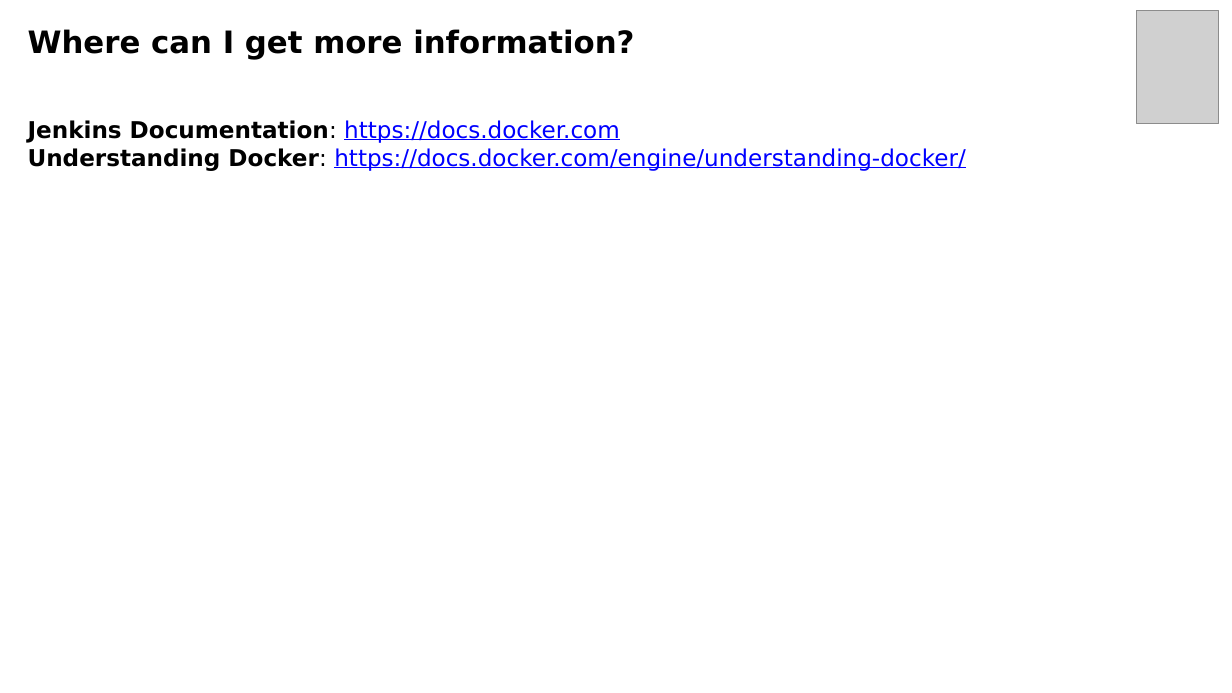
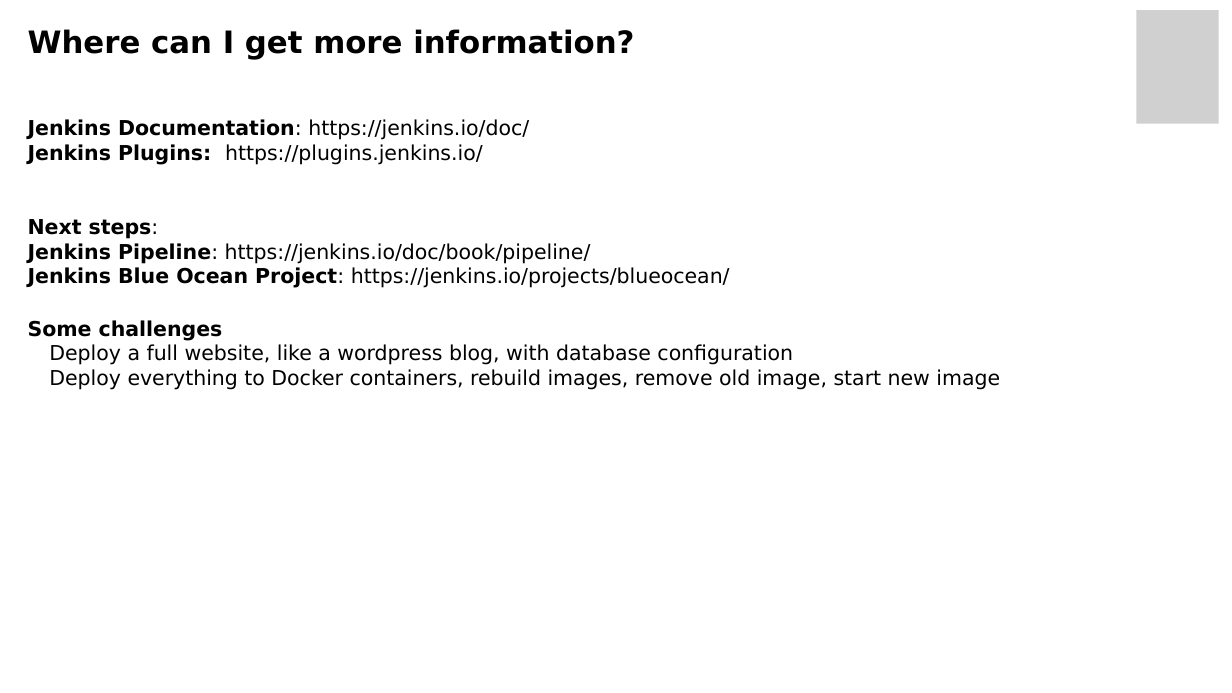
Before and after one commit to luisnabais-courses/course_jenkins, a slide deck: slide 11 of slides/01_fundamentals_course_slides.odp (slide 10 before the commit). Drawn at 1232x693 pixels with LibreOffice and Linux fonts; fonts in the diff are those of the drawing; grey boxes stand for pictures; background and template pictures are left out. Boxes give left, top, right and bottom in pixels: in the first picture for what was removed or moved away, otherwise in the second. Text is boxed around its words. In the diff, an @@ line names an element or a change of style, - is before the commit and + after.

```diff
--- a/slides/01_fundamentals_course_slides.odp
+++ b/slides/01_fundamentals_course_slides.odp
@@ text at box(28, 119, 1000, 390): text changed; size 18 to 16 pt; text colour #0000FF to #000000 @@
-Jenkins Documentation: https://docs.docker.com
-Understanding Docker: https://docs.docker.com/engine/understanding-docker/
+Jenkins Documentation: https://jenkins.io/doc/
+Jenkins Plugins: https://plugins.jenkins.io/
+Next steps:
+Jenkins Pipeline: https://jenkins.io/doc/book/pipeline/
+Jenkins Blue Ocean Project: https://jenkins.io/projects/blueocean/
+Some challenges
+● Deploy a full website, like a wordpress blog, with database configuration
+● Deploy everything to Docker containers, rebuild images, remove old image, start new image
```
Also in this commit, not shown: 4 other slides changed, 2 slides added, 1 slide removed, 2 other files.
